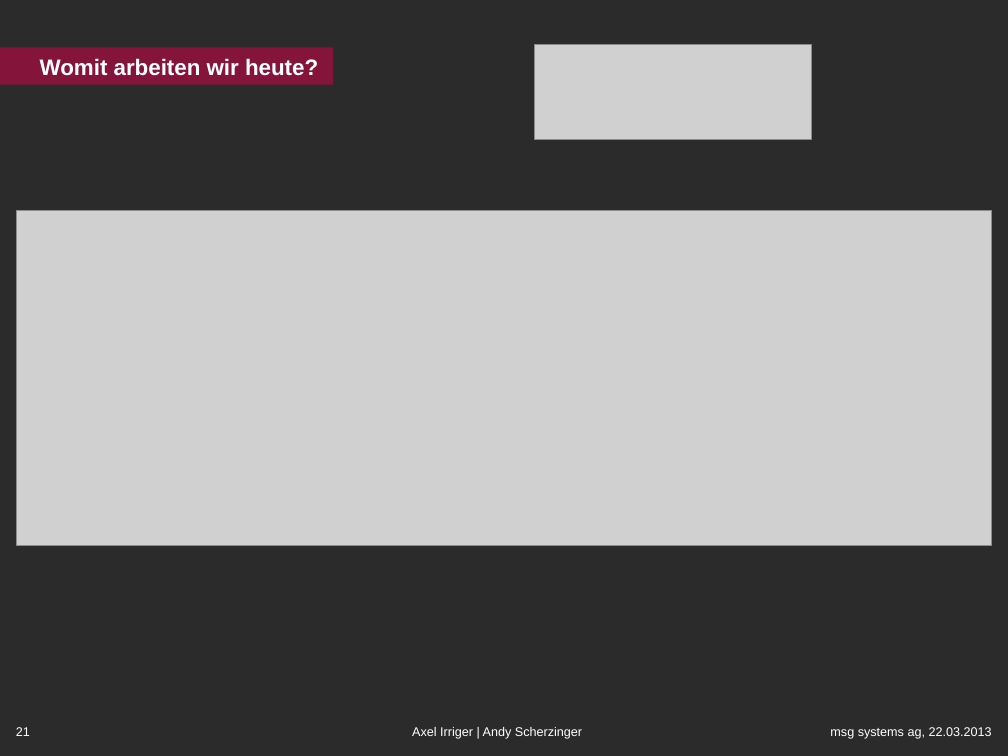
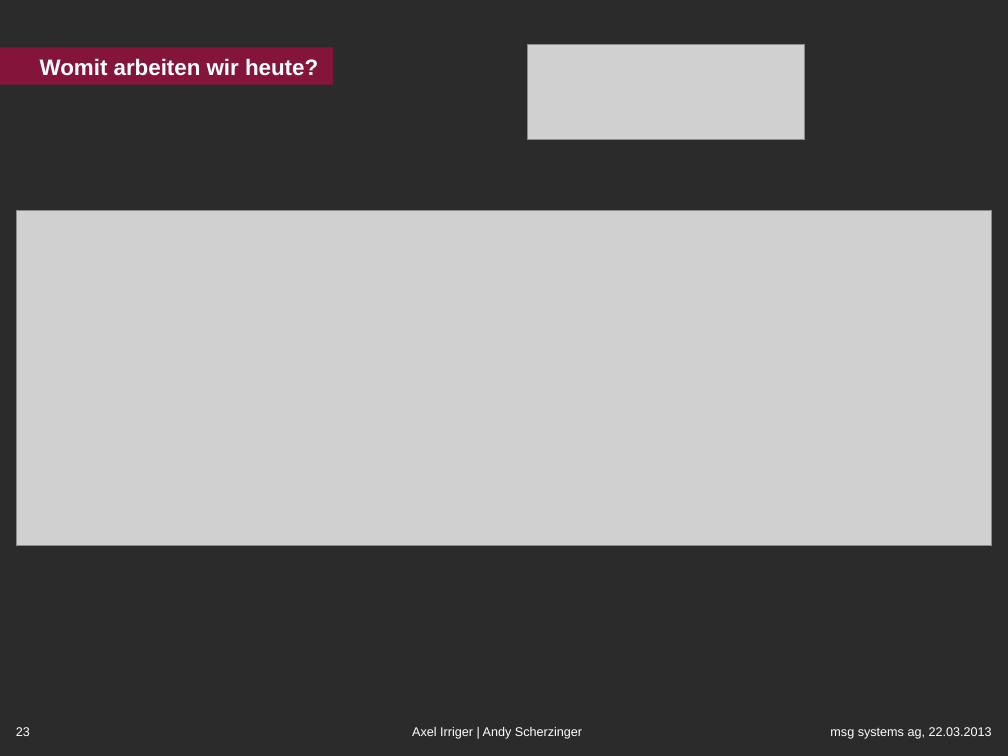
Before and after one commit to axelirriger/Informatiktage2013, a slide deck: slide 23 of 01 Übersicht Cloud Computing.pptx (slide 21 before the commit). Drawn at 1008x756 pixels with LibreOffice and Linux fonts; fonts in the diff are those of the drawing; grey boxes stand for pictures; background and template pictures are left out; a plain dark background stands for a picture behind light text. Boxes give left, top, right and bottom in pixels: in the first picture for what was removed or moved away, otherwise in the second. Text is boxed around its words. In the diff, an @@ line names an element or a change of style, - is before the commit and + after.

```diff
--- a/01 Übersicht Cloud Computing.pptx
+++ b/01 Übersicht Cloud Computing.pptx
@@ picture: place and size @@
-picture at (534,44,811,139)
+picture at (528,44,805,139)
@@ page number at (16,727,30,736): text changed @@
-21
+23
```
Also in this commit, not shown: 6 other slides changed, 2 slides added.
